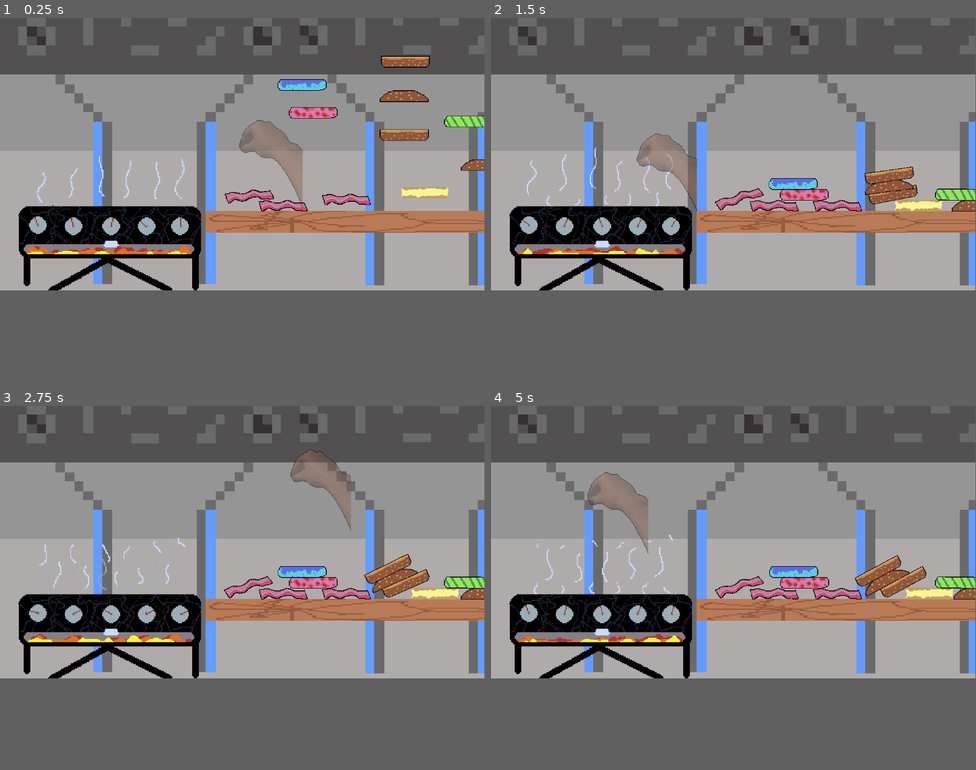
Above: before the commit, frames 1-4 (two rows, left to right).
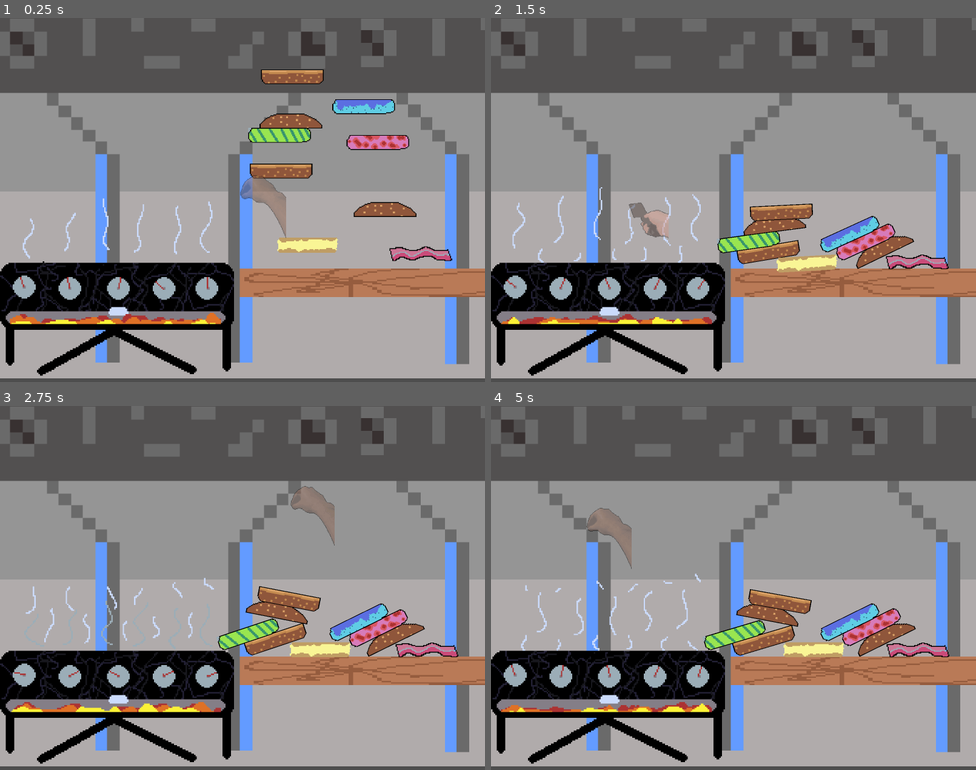
Above: after the commit, the same moments.

Repository: lganic/IEEE-GameJam-2026
Game: Godot game, scene res://scenes/grillscene.tscn
Same seed, same stepped clock (60 frames per second), same inputs: the game is played once before the commit and once after it. This scene is started directly instead of the project's main scene.
Inputs (mouse positions are in pixels of both pictures, inside the frame that each line leads up to):
- Up to frame 1 (0.25 s): no input
- Up to frame 2 (1.5 s): move the mouse to (840, 141) at 0.52 s; click (840, 141) at 0.67 s; move the mouse to (636, 167) at 1.27 s; click (636, 167) at 1.42 s
- Up to frame 3 (2.75 s): move the mouse to (291, 482) at 2.02 s; click (291, 482) at 2.17 s
- Up to frame 4 (5 s): move the mouse to (709, 595) at 2.77 s; click (709, 595) at 2.92 s; move the mouse to (879, 584) at 3.52 s; click (879, 584) at 3.67 s; move the mouse to (588, 500) at 4.27 s; click (588, 500) at 4.42 s
The window is 799x449 before the commit and 800x600 after it. Grey fills any space a smaller window leaves; there, only what the larger window draws over its background counts as a difference.

The runs differ from the first frame. In frame 1, 56% of the frame differs, in the area x 0-100%, y 0-100%; in frame 2, 55%; in frame 3, 56%; in frame 4, 56%.

Commit message:
adjusted framing to 4:3

Diff:
--- a/project.godot
+++ b/project.godot
@@ -19,6 +19,11 @@
 
 ItemDatabase="*uid://bqh4ie42tnd14"
 
+[display]
+
+window/size/viewport_width=1600
+window/size/viewport_height=1200
+
 [global_group]
 
 items=""
--- a/scenes/grillscene.tscn
+++ b/scenes/grillscene.tscn
@@ -69,8 +69,8 @@
 autoplay = "default"
 
 [node name="Camera2D" type="Camera2D" parent="." unique_id=1453666503]
-position = Vector2(-36, 0)
-zoom = Vector2(2.64, 2.64)
+position = Vector2(-67, 3)
+zoom = Vector2(4.705, 4.705)
 
 [node name="PlayerGrabber" parent="." unique_id=1821917048 instance=ExtResource("2_rbtp0")]
 
@@ -94,26 +94,20 @@
 
 [node name="HandCursor" parent="." unique_id=668411722 instance=ExtResource("11_6vbwl")]
 
-[node name="Item" parent="." unique_id=78659004 instance=ExtResource("9_uv6o0")]
-position = Vector2(1, 31)
-
-[node name="Item2" parent="." unique_id=2032230575 instance=ExtResource("9_uv6o0")]
-position = Vector2(-29, 15)
-
 [node name="Item3" parent="." unique_id=74101640 instance=ExtResource("9_uv6o0")]
 position = Vector2(58, 16)
 
 [node name="Item4" parent="." unique_id=1563514686 instance=ExtResource("10_187va")]
-position = Vector2(110, -42)
+position = Vector2(-40, -42)
 
 [node name="Item5" parent="." unique_id=951836993 instance=ExtResource("11_0cl04")]
-position = Vector2(183, -15)
+position = Vector2(33, -15)
 
 [node name="Item6" parent="." unique_id=1843956262 instance=ExtResource("12_23817")]
-position = Vector2(128, 10)
+position = Vector2(-22, 10)
 
 [node name="Item7" parent="." unique_id=960449222 instance=ExtResource("13_7x280")]
-position = Vector2(168, -54)
+position = Vector2(-41, -67)
 
 [node name="Item8" parent="." unique_id=540991431 instance=ExtResource("14_rne88")]
 position = Vector2(28, -62)
@@ -122,7 +116,7 @@
 position = Vector2(18, -87)
 
 [node name="Item10" parent="." unique_id=460593437 instance=ExtResource("11_0cl04")]
-position = Vector2(110, -77)
+position = Vector2(-33, -77)
 
 [node name="Item11" parent="." unique_id=1973268595 instance=ExtResource("10_187va")]
-position = Vector2(111, -108)
+position = Vector2(-32, -108)
